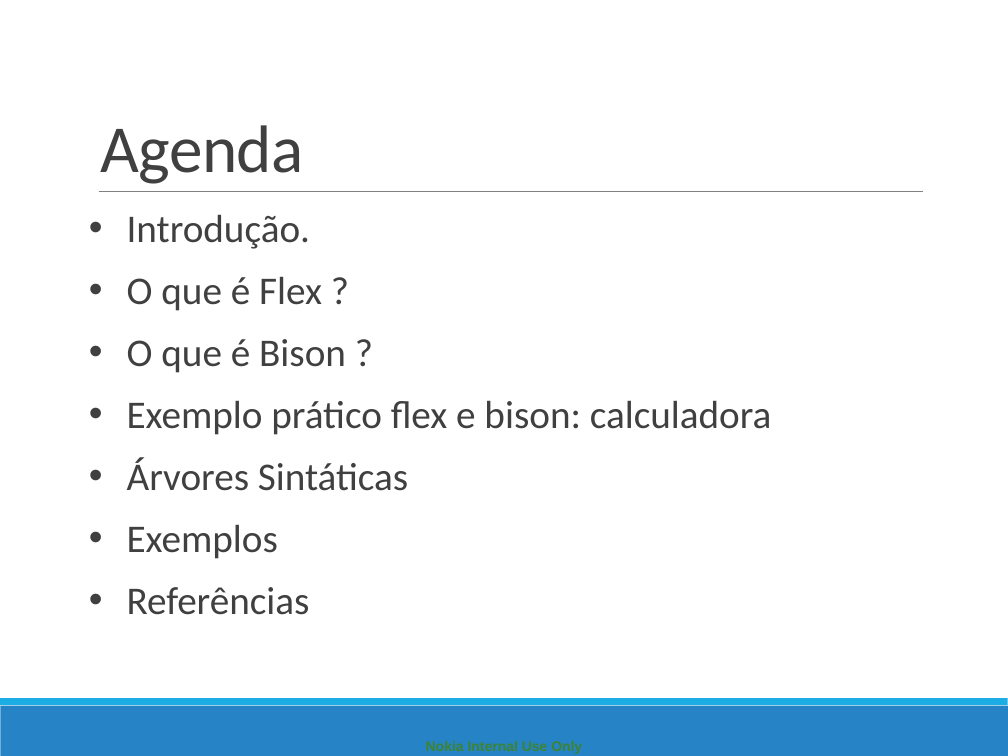
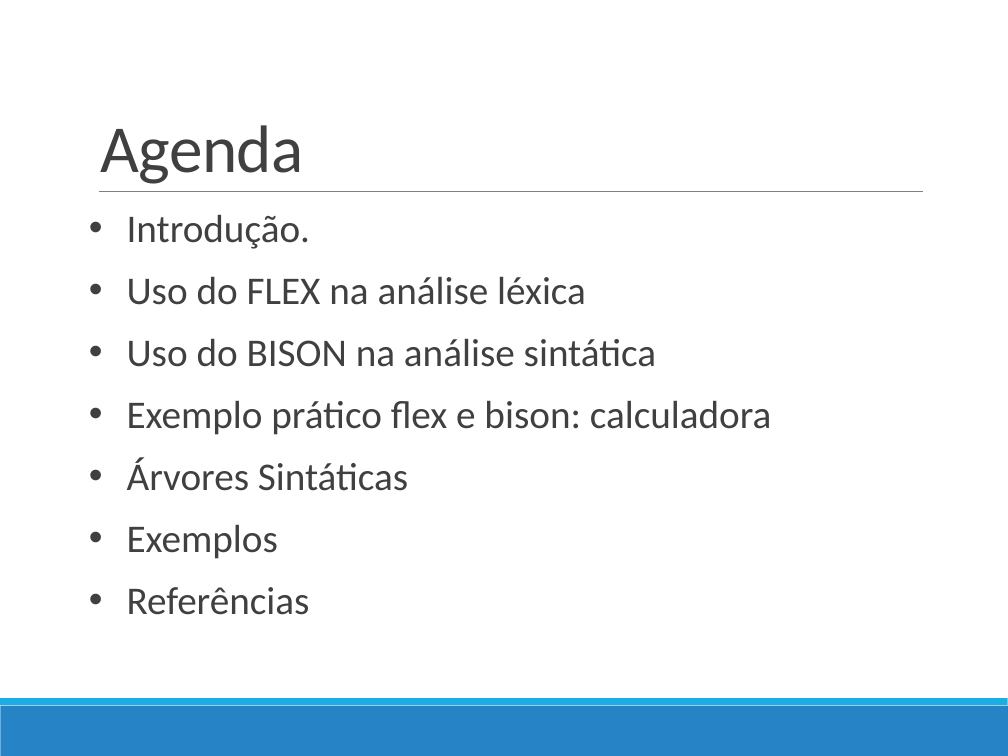
Before and after one commit to darlissonmar/compz-equipe-05-2013-1, a slide deck: slide 3 of trabalho-04/Apresentacao/Apresentacao_Compiladores.pptx. Drawn at 1008x756 pixels with LibreOffice and Linux fonts; fonts in the diff are those of the drawing. Boxes give left, top, right and bottom in pixels: in the first picture for what was removed or moved away, otherwise in the second. Text is boxed around its words. In the diff, an @@ line names an element or a change of style, - is before the commit and + after.

```diff
--- a/trabalho-04/Apresentacao/Apresentacao_Compiladores.pptx
+++ b/trabalho-04/Apresentacao/Apresentacao_Compiladores.pptx
@@ text at (127,276,656,367): text changed @@
-• O que é Flex ?
-• O que é Bison ?
+• Uso do FLEX na análise léxica
+• Uso do BISON na análise sintática
@@ text removed at (426,741,582,754) @@
-Nokia Internal Use Only
```
Also in this commit, not shown: 36 other slides changed, 118 slides added, 6 slides removed.
